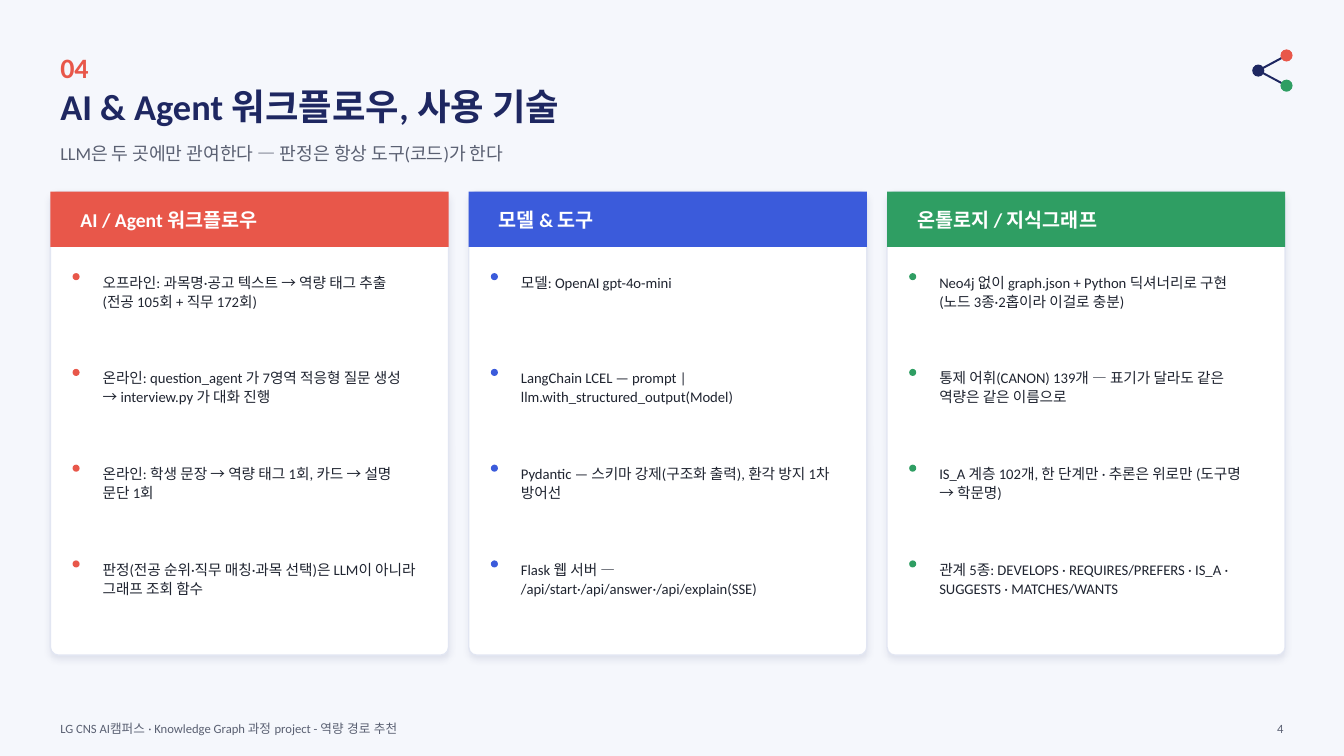
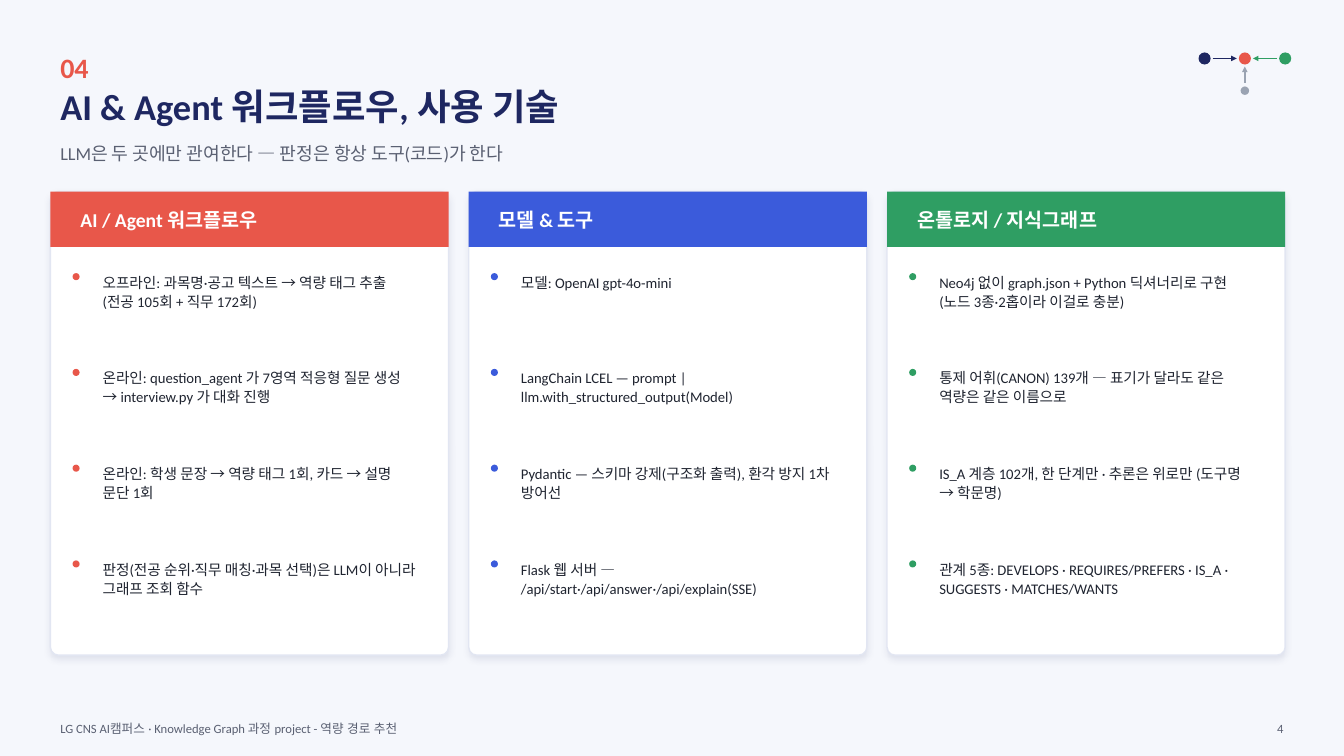
Before and after one commit to KU-CS-HTG/LG-CNS-KG-Project-1, a slide deck: slide 5 of docs/발표/presentation_version2.pptx. Drawn at 1344x756 pixels with LibreOffice and Linux fonts; fonts in the diff are those of the drawing. Boxes give left, top, right and bottom in pixels: in the first picture for what was removed or moved away, otherwise in the second. Text is boxed around its words. In the diff, an @@ line names an element or a change of style, - is before the commit and + after.

```diff
--- a/docs/발표/presentation_version2.pptx
+++ b/docs/발표/presentation_version2.pptx
@@ ellipse moved from (x1=1252, y1=65, x2=1264, y2=77) to (x1=1199, y1=52, x2=1211, y2=65) @@
@@ arrow added from (1213, 58) to (1237, 58), #1E2761 1 pt @@
@@ ellipse moved from (x1=1280, y1=49, x2=1293, y2=62) to (x1=1239, y1=52, x2=1251, y2=65) @@
@@ arrow added from (1277, 58) to (1253, 58), #2F9E63 1 pt @@
@@ rectangle removed at (x1=1258, y1=54, x2=1287, y2=71) @@
@@ ellipse moved from (x1=1280, y1=80, x2=1293, y2=92) to (x1=1279, y1=52, x2=1292, y2=65) @@
@@ ellipse added at (x1=1241, y1=87, x2=1249, y2=95), fill #9AA3B2 @@
@@ arrow added from (1245, 83) to (1245, 67), #9AA3B2 1 pt @@
@@ rectangle removed at (x1=1258, y1=70, x2=1287, y2=87) @@
```
Also in this commit, not shown: 7 other slides changed, 16 other files.
